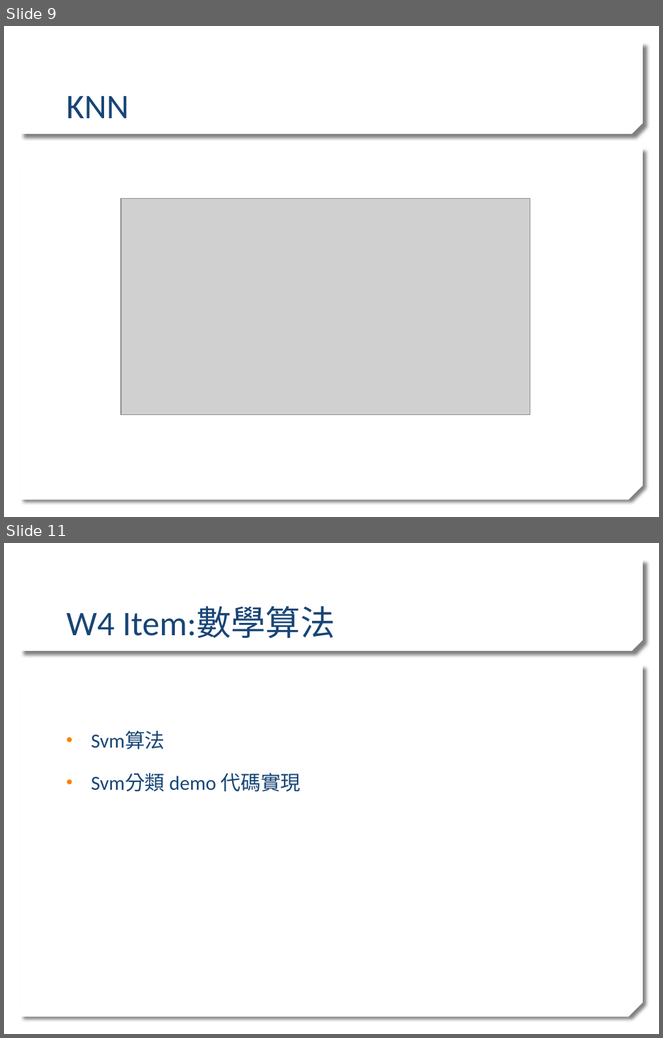
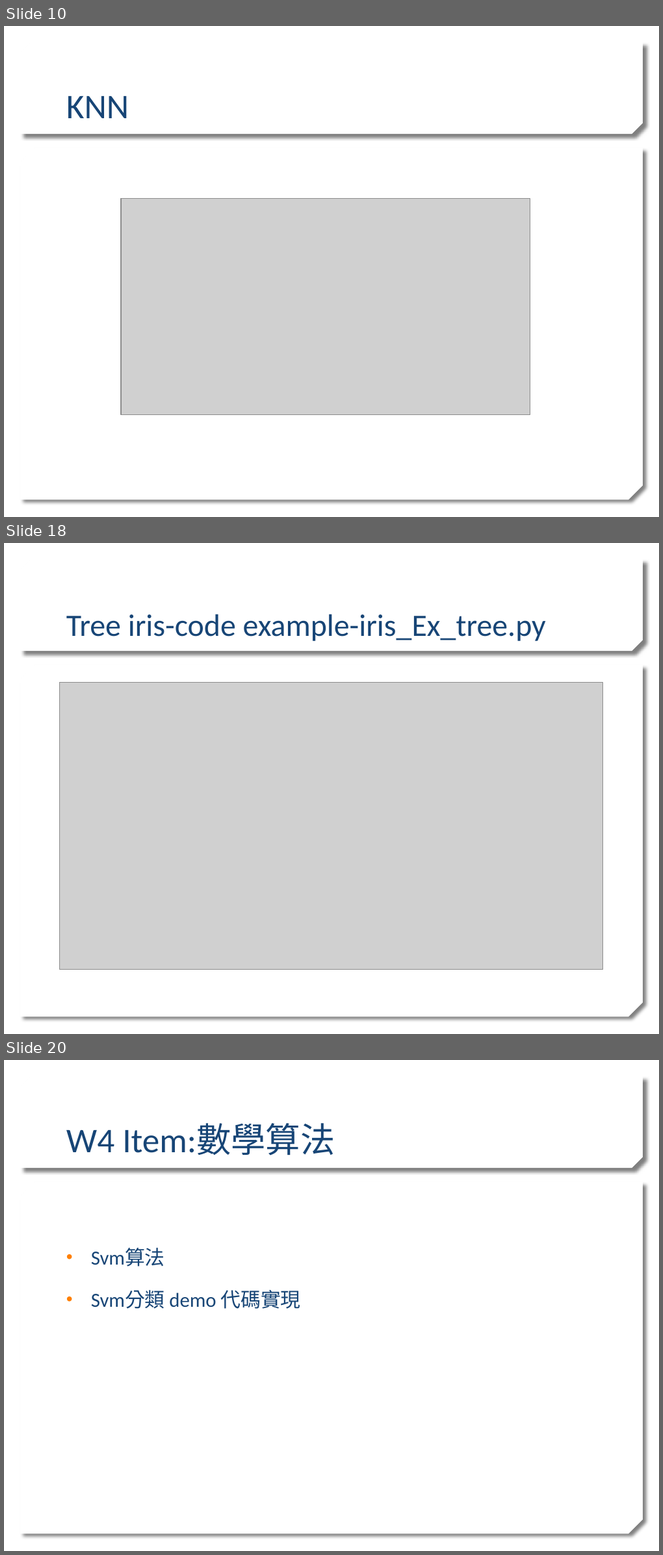
Before and after one commit to stereo720712/2020_Learn_practice_Machine_Learning, a slide deck: ml traing sean_detail.pptx. Shown one above the other, each under a label of ours: slides 9 and 11 before the commit, slides 10, 18 and 20 after it; the slides between them are not shown. The pictures are 663x1038 and 663x1555 pixels, drawn with LibreOffice and Linux fonts; fonts in the diff are those of the drawing; grey boxes stand for pictures; background and template pictures are left out. Boxes give left, top, right and bottom in pixels: in the first picture for what was removed or moved away, otherwise in the second. Text is boxed around its words. In the diff, an @@ line names an element or a change of style, - is before the commit and + after.

```diff
--- a/ml traing sean_detail.pptx
+++ b/ml traing sean_detail.pptx
@@ slide 18 added at [4, 543, 659, 1034], background picture (left out); not listed: 2 template elements that a slide beside it also shows @@
@@ title added at [66, 614, 546, 641], 34.2 pt, text #174576 @@
+Tree iris-code example-iris_Ex_tree.py
@@ picture added at [60, 683, 603, 969] @@
@@ what was slide 9 is now slide 10 @@
@@ what was slide 11 is now slide 20 @@
```
Also in this commit, not shown: 2 slides changed, 8 other slides added, 5 other files.
